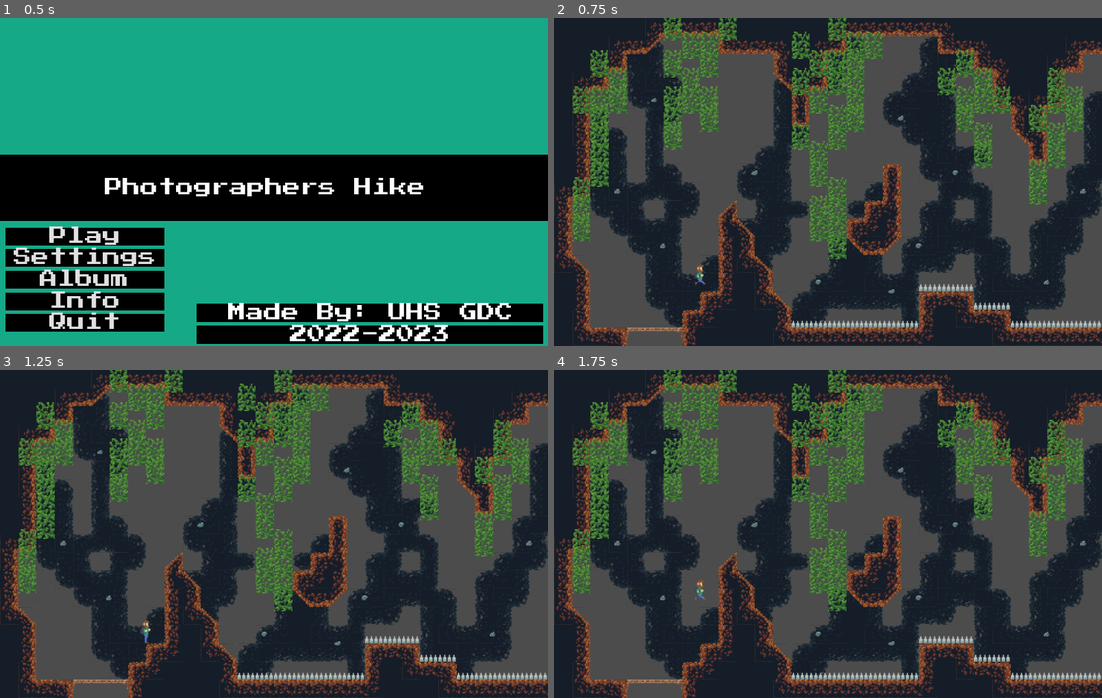
Above: before the commit, frames 1-4 (two rows, left to right).
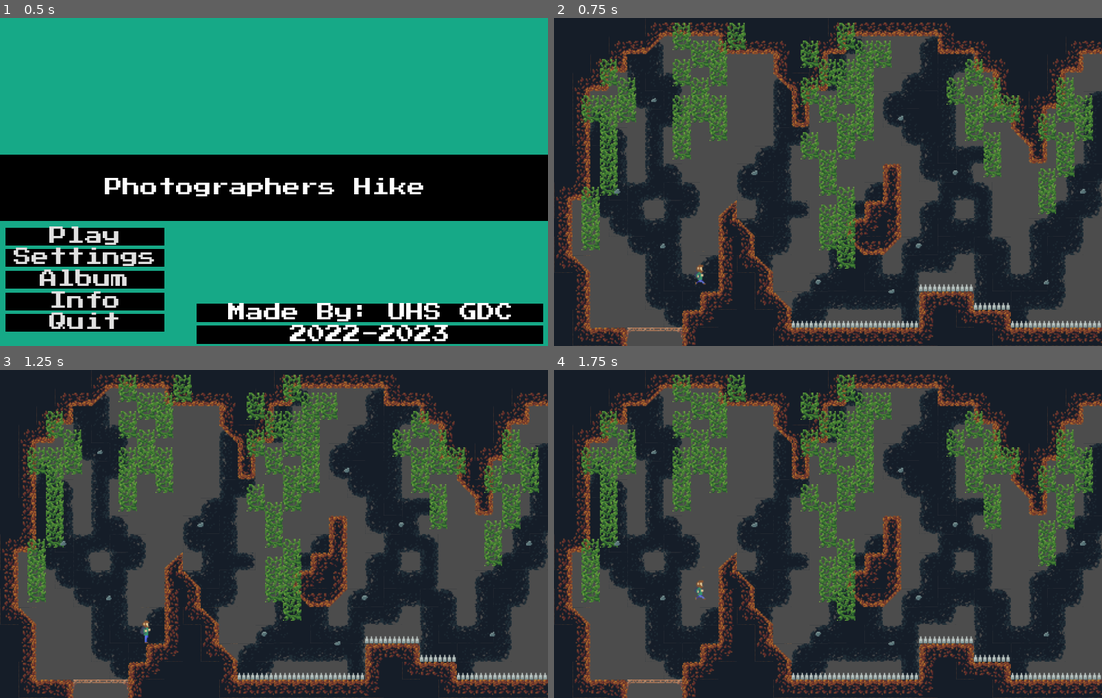
Above: after the commit, the same moments.

Repository: UHSGDC/Photographers-Hike
Game: Godot game, scene res://Game.tscn
Two runs of this game, one before a commit and one after it. Both use one fixed random seed, a clock stepped at 60 frames per second and the inputs below. The engine's default icon, where the game draws it, is replaced by a stand-in: a white triangle on a blue panel in a dark square.
Inputs (mouse positions are in pixels of both pictures, inside the frame that each line leads up to):
- Up to frame 1 (0.5 s): no input
- Up to frame 2 (0.75 s): click "Play" at 0.5 s
- Up to frame 3 (1.25 s): no input
- Up to frame 4 (1.75 s): tap Enter at 1.25 s; move the mouse to (948, 517) at 1.27 s; hold Right (menu_right) from 1.28 s (still down); hold Ctrl (interact) from 1.28 s (still down); tap Space (jump) at 1.52 s

Frame 1 is identical in both runs. In frame 2, 15% of the frame differs, in the area x 3-99%, y 0-77%; in frame 3, 15%; in frame 4, 15%.

Commit message:
Made vines easier to place

Diff:
--- a/PhotographersHike/Minigames/RockClimbing/Vine.tscn
+++ b/PhotographersHike/Minigames/RockClimbing/Vine.tscn
@@ -11,9 +11,11 @@
 monitorable = false
 
 [node name="Sprite" type="Sprite" parent="."]
+position = Vector2( 8, 8 )
 texture = ExtResource( 1 )
 hframes = 2
 
 [node name="CollisionShape2D" type="CollisionShape2D" parent="."]
+position = Vector2( 8, 8 )
 z_index = 2
 shape = SubResource( 1 )
--- a/PhotographersHike/Minigames/RockClimbing/VineManager.gd
+++ b/PhotographersHike/Minigames/RockClimbing/VineManager.gd
@@ -1,8 +1,9 @@
-extends Node2D
+extends TileMap
 
 
 export var max_vine_speed: Vector2
 export var deacceleration: Vector2
+export var VINE_SCENE: PackedScene
 
 var player: KinematicBody2D
 var vines: int = 0
@@ -12,13 +13,27 @@
 
 func _ready() -> void:
 	rng.randomize()
-	for child in get_children():
-		child.connect("body_entered", self, "_on_Vine_body_entered")
-		child.connect("body_exited", self, "_on_Vine_body_exited")
+	_replace_tiles_with_vines()
 
 
+func _replace_tiles_with_vines() -> void:
+	for tile_pos in get_used_cells():
+		if get_cellv(tile_pos) != INVALID_CELL:
+			set_cellv(tile_pos, -1)
 
-		child.get_node("Sprite").frame = rng.randi_range(0, 1)
+		new_vine(tile_pos)
+
+
+func new_vine(tile_pos: Vector2) -> void:
+	var vine = VINE_SCENE.instance()
+	var vine_pos = map_to_world(tile_pos) * scale + global_position
+
+	add_child(vine)
+	vine.global_position = vine_pos
+
+	vine.connect("body_entered", self, "_on_Vine_body_entered")
+	vine.connect("body_exited", self, "_on_Vine_body_exited")
+	vine.get_node("Sprite").frame = rng.randi_range(0, 1)
 
 
 func _physics_process(delta):
--- a/PhotographersHike/Minigames/RockClimbing/VineManager.tscn
+++ b/PhotographersHike/Minigames/RockClimbing/VineManager.tscn
@@ -1,8 +1,36 @@
-[gd_scene load_steps=2 format=2]
+[gd_scene load_steps=5 format=2]
 
 [ext_resource path="res://Minigames/RockClimbing/VineManager.gd" type="Script" id=1]
+[ext_resource path="res://Assets/Art/Minigames/Vine.png" type="Texture" id=2]
+[ext_resource path="res://Minigames/RockClimbing/Vine.tscn" type="PackedScene" id=3]
 
-[node name="VineManager" type="Node2D"]
+[sub_resource type="TileSet" id=1]
+0/name = "Vine"
+0/texture = ExtResource( 2 )
+0/tex_offset = Vector2( 0, -4 )
+0/modulate = Color( 1, 1, 1, 1 )
+0/region = Rect2( 0, 0, 16, 24 )
+0/tile_mode = 0
+0/occluder_offset = Vector2( 0, 0 )
+0/navigation_offset = Vector2( 0, 0 )
+0/shape_offset = Vector2( 0, 0 )
+0/shape_transform = Transform2D( 1, 0, 0, 1, 0, 0 )
+0/shape_one_way = false
+0/shape_one_way_margin = 1.0
+0/shapes = [ {
+"autotile_coord": Vector2( 0, 0 ),
+"one_way": false,
+"one_way_margin": 1.0,
+"shape": null,
+"shape_transform": Transform2D( 1, 0, 0, 1, 0, 0 )
+} ]
+0/z_index = 0
+
+[node name="VineManager" type="TileMap"]
+tile_set = SubResource( 1 )
+cell_size = Vector2( 16, 16 )
+format = 1
 script = ExtResource( 1 )
 max_vine_speed = Vector2( 50, 70 )
 deacceleration = Vector2( 5, 5 )
+VINE_SCENE = ExtResource( 3 )
